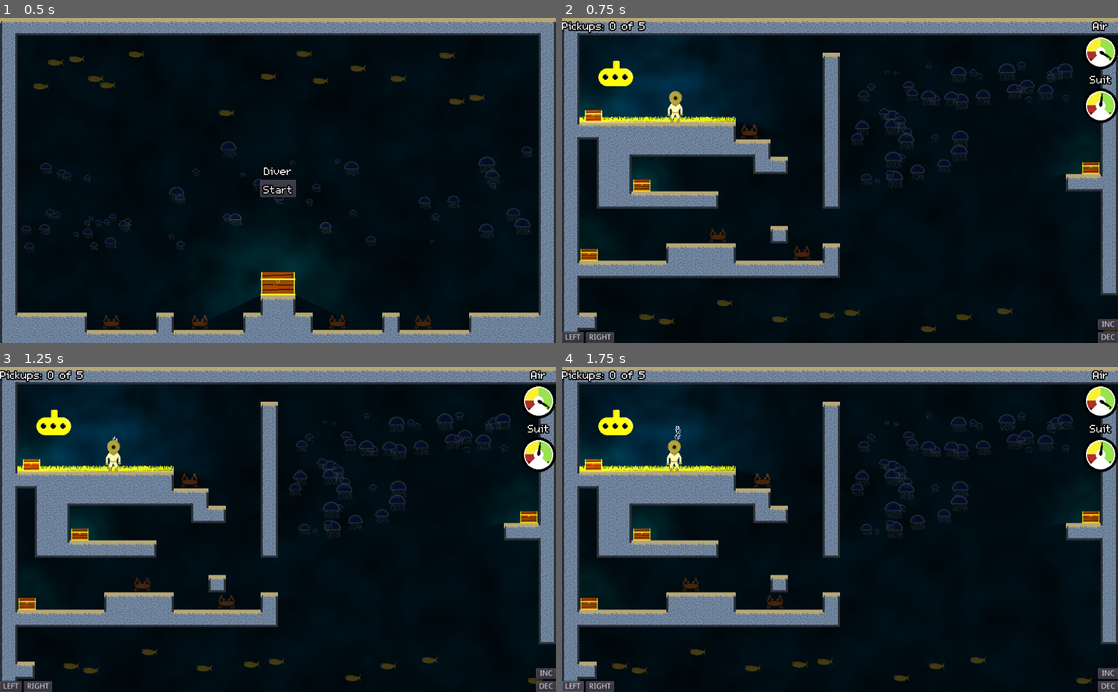
Above: before the commit, frames 1-4 (two rows, left to right).
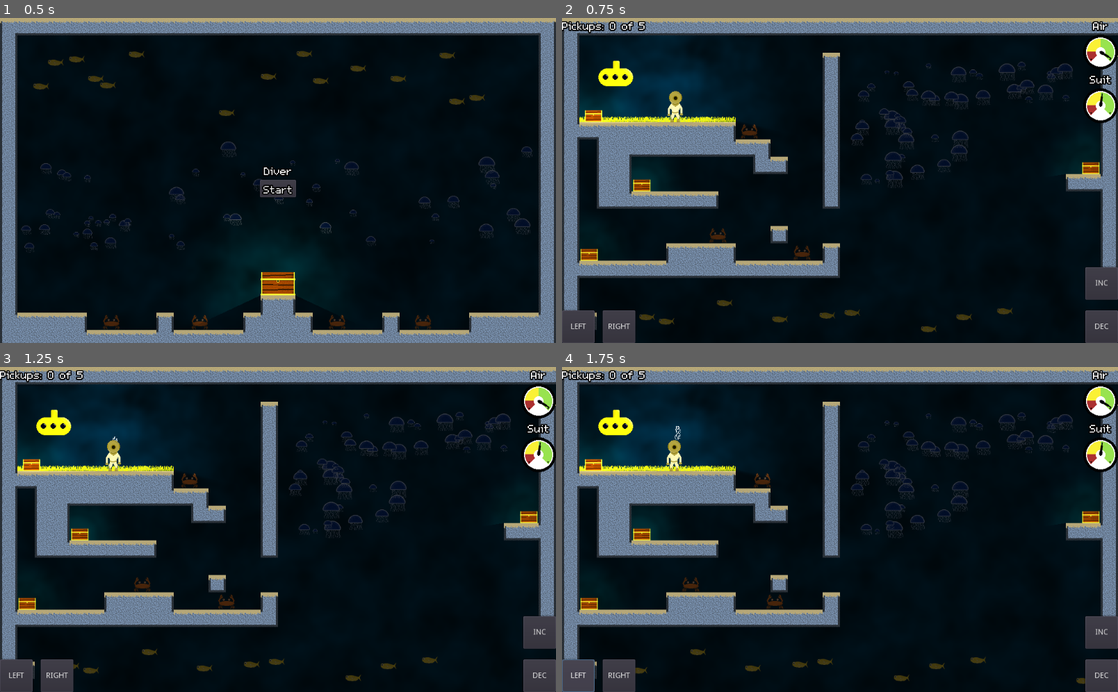
Above: after the commit, the same moments.

Repository: bengosney/diver
Game: Godot game, scene res://Main.tscn
The game is run twice, just before and just after one commit, with the same random seed, the same clock (stepped at 60 frames per second) and the same inputs.
Inputs:
- Up to frame 1 (0.5 s): no input
- Up to frame 2 (0.75 s): click "Start" at 0.5 s
- Up to frame 3 (1.25 s): no input
- Up to frame 4 (1.75 s): click "LEFT" at 1.25 s

Frame 1 is identical in both runs. In frame 2, 1.9% of the frame differs, in the area x 0-100%, y 76-100%; in frame 3, 1.9%; in frame 4, 2.0%.

Commit message:
Bigger buttons

Diff:
--- a/TouchControls/TouchControls.tscn
+++ b/TouchControls/TouchControls.tscn
@@ -9,14 +9,18 @@
 anchor_top = 1.0
 anchor_right = 1.0
 anchor_bottom = 1.0
-margin_top = -20.0
+margin_top = -60.0
+custom_constants/separation = 15
 __meta__ = {
 "_edit_use_anchors_": false
 }
 
 [node name="Left" type="Button" parent="HBoxContainer"]
-margin_right = 40.0
-margin_bottom = 20.0
+margin_right = 60.0
+margin_bottom = 60.0
+grow_horizontal = 2
+grow_vertical = 2
+rect_min_size = Vector2( 60, 60 )
 action_mode = 0
 text = "LEFT"
 __meta__ = {
@@ -24,9 +28,10 @@
 }
 
 [node name="Right" type="Button" parent="HBoxContainer"]
-margin_left = 44.0
-margin_right = 96.0
-margin_bottom = 20.0
+margin_left = 75.0
+margin_right = 135.0
+margin_bottom = 60.0
+rect_min_size = Vector2( 60, 60 )
 text = "RIGHT"
 
 [node name="VBoxContainer" type="VBoxContainer" parent="."]
@@ -36,21 +41,24 @@
 margin_left = -37.0
 grow_horizontal = 0
 grow_vertical = 0
+custom_constants/separation = 20
 alignment = 2
 __meta__ = {
 "_edit_use_anchors_": false
 }
 
 [node name="Inc" type="Button" parent="VBoxContainer"]
-margin_top = 556.0
-margin_right = 37.0
-margin_bottom = 576.0
+margin_top = 460.0
+margin_right = 60.0
+margin_bottom = 520.0
+rect_min_size = Vector2( 60, 60 )
 text = "INC"
 
 [node name="Dec" type="Button" parent="VBoxContainer"]
-margin_top = 580.0
-margin_right = 37.0
+margin_top = 540.0
+margin_right = 60.0
 margin_bottom = 600.0
+rect_min_size = Vector2( 60, 60 )
 text = "DEC"
 __meta__ = {
 "_edit_use_anchors_": false
